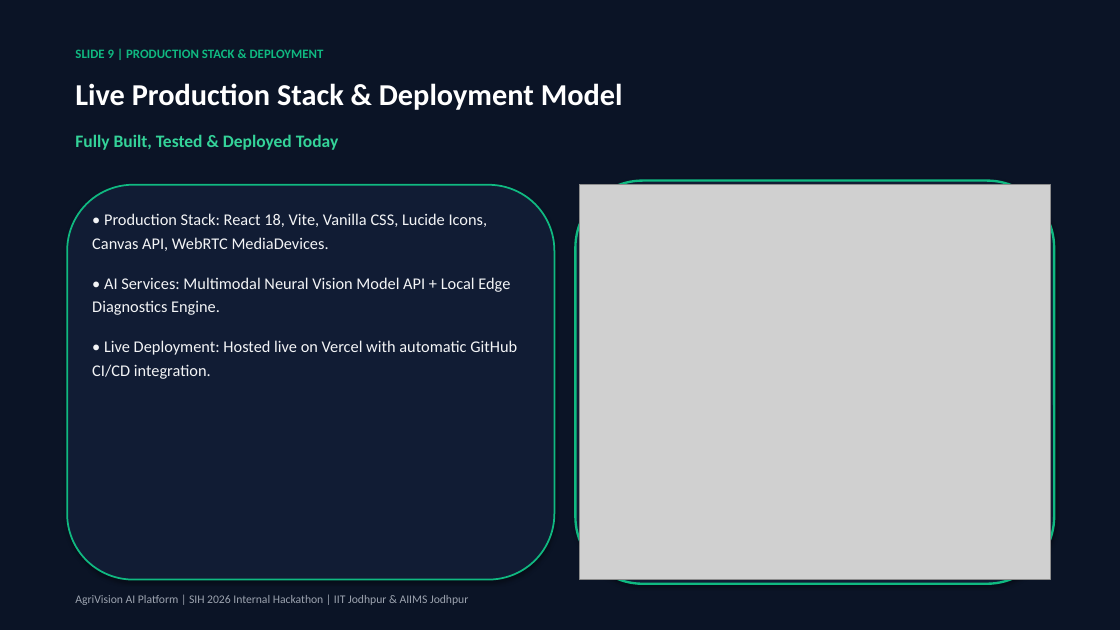
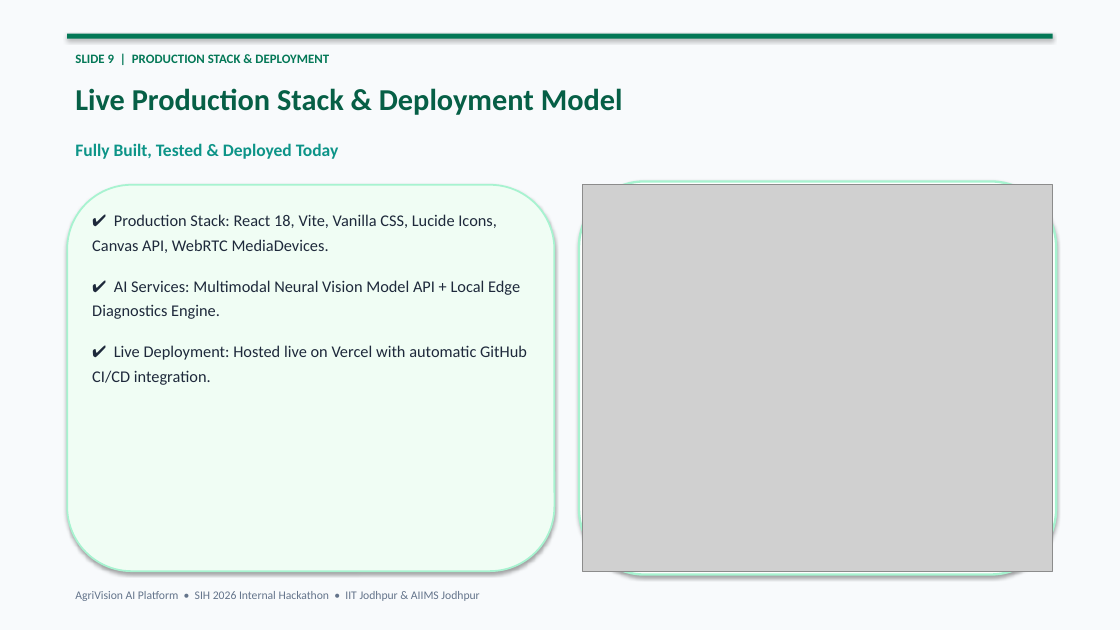
Before and after one commit to maheshiv15/SIH_INTERNAL2026, a slide deck: slide 9 of AgriVision_AI_SIH2026_Presentation.pptx. Drawn at 1120x630 pixels with LibreOffice and Linux fonts; fonts in the diff are those of the drawing; grey boxes stand for pictures. Boxes give left, top, right and bottom in pixels: in the first picture for what was removed or moved away, otherwise in the second. Text is boxed around its words. In the diff, an @@ line names an element or a change of style, - is before the commit and + after.

Commit message:
Update PowerPoint presentation deck to light, beautiful aesthetic design

```diff
--- a/AgriVision_AI_SIH2026_Presentation.pptx
+++ b/AgriVision_AI_SIH2026_Presentation.pptx
@@ rectangle at box(0, 0, 1120, 630): fill #0B1426 to #F8FAFC @@
@@ text "SLIDE 9 | PRODUCTION STACK ..." at box(75, 54, 329, 63): text colour #10B981 to #047857 @@
@@ rectangle added at box(67, 34, 1053, 39), fill #047857 @@
@@ text "Live Production Stack & Deployment ..." at box(75, 88, 623, 115): text colour #FFFFFF to #065F46 @@
@@ text "Fully Built, Tested & Deployed ...": place and size @@
-text "Fully Built, Tested & Deployed ..." at box(75, 134, 339, 150)
+text "Fully Built, Tested & Deployed ..." at box(75, 143, 339, 159)
@@ text "Fully Built, Tested & Deployed ..." at box(75, 143, 339, 159): text colour #34D399 to #0D9488 @@
@@ rounded rectangle: place and size @@
-rounded rectangle at box(67, 185, 555, 580)
+rounded rectangle at box(67, 185, 555, 571)
@@ rounded rectangle at box(67, 185, 555, 571): fill #111C34 to #F0FDF4; outline #10B981 1.5 pt to #A7F3D0 1.5 pt @@
@@ rounded rectangle: place and size @@
-rounded rectangle at box(576, 181, 1054, 584)
+rounded rectangle at box(579, 181, 1056, 575)
@@ rounded rectangle at box(579, 181, 1056, 575): fill #111C34 to #FFFFFF; outline #10B981 2 pt to #A7F3D0 2 pt @@
@@ picture: place and size @@
-picture at box(580, 185, 1050, 580)
+picture at box(582, 185, 1053, 571)
@@ text at box(92, 214, 527, 385): text changed; text colour #F3F4F6 to #1E293B @@
-• Production Stack: React 18, Vite, Vanilla CSS, Lucide Icons, Canvas API, WebRTC MediaDevices.
-• AI Services: Multimodal Neural Vision Model API + Local Edge Diagnostics Engine.
-• Live Deployment: Hosted live on Vercel with automatic GitHub CI/CD integration.
+✔ Production Stack: React 18, Vite, Vanilla CSS, Lucide Icons, Canvas API, WebRTC MediaDevices.
+✔ AI Services: Multimodal Neural Vision Model API + Local Edge Diagnostics Engine.
+✔ Live Deployment: Hosted live on Vercel with automatic GitHub CI/CD integration.
@@ text at box(75, 591, 479, 601): text changed; text colour #9CA3AF to #64748B @@
-AgriVision AI Platform | SIH 2026 Internal Hackathon | IIT Jodhpur & AIIMS Jodhpur
+AgriVision AI Platform • SIH 2026 Internal Hackathon • IIT Jodhpur & AIIMS Jodhpur
```
Also in this commit, not shown: 9 other slides changed, 1 other file.
